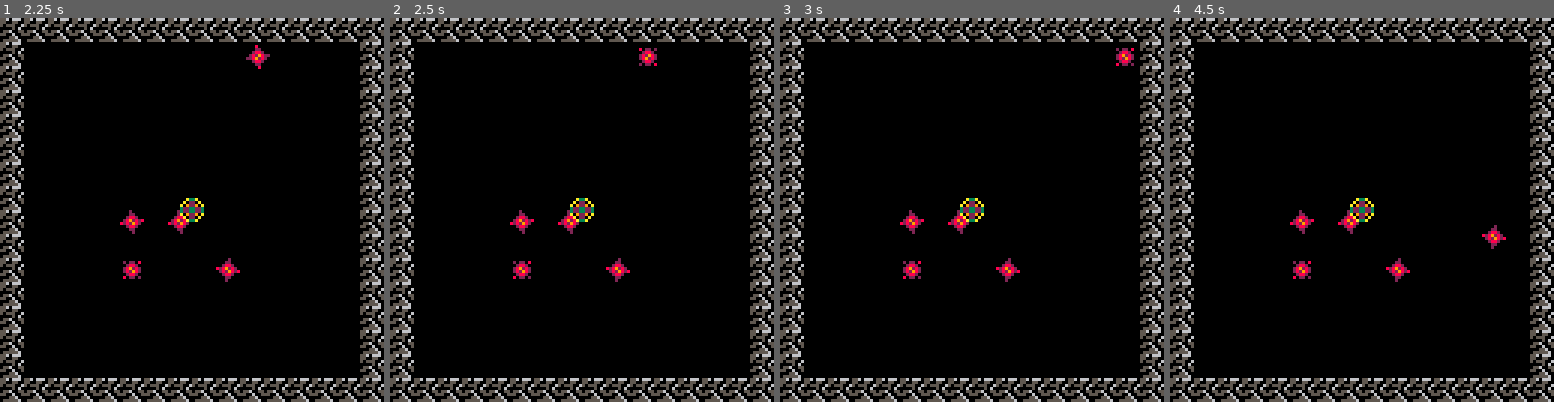
Above: before the commit, frames 1-4 (left to right).
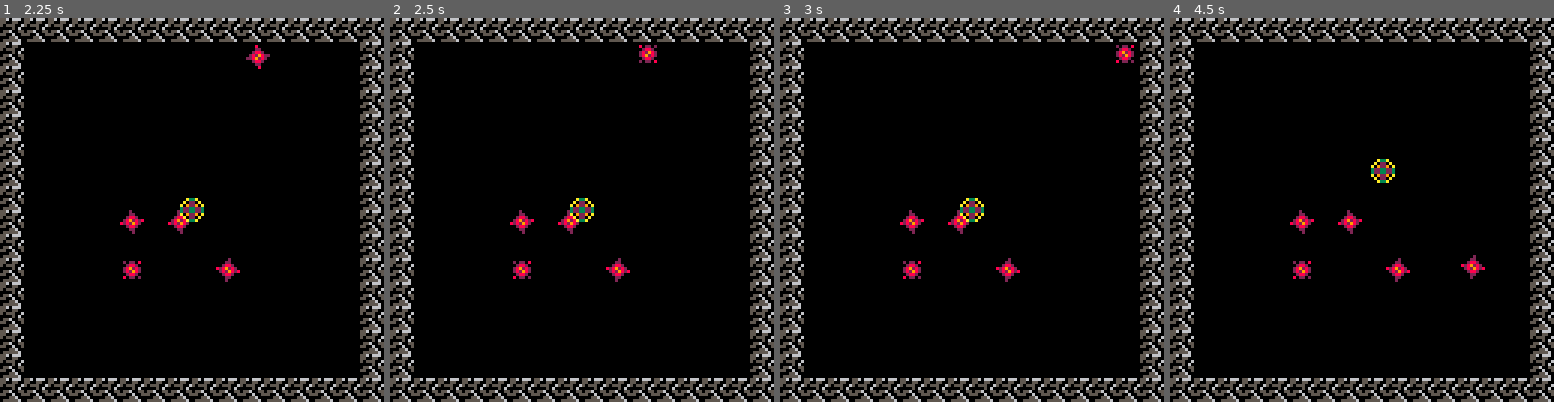
Above: after the commit, the same moments.

Repository: Nakeeb0/NAHL
Game: PICO-8 cartridge nahl.p8
The game is run twice, just before and just after one commit, with the same random seed, the same clock (stepped at 60 frames per second) and the same inputs.
Inputs:
- Up to frame 1 (2.25 s): tap O (Z key) at 0.7, 1.7, 2.1 s; hold Right 1.6-2.1 s; hold Up from 2.15 s (still down)
- Up to frame 2 (2.5 s): release Up at 2.42 s; hold Right from 2.47 s (still down)
- Up to frame 3 (3 s): keep holding Right; tap O (Z key) at 2.5, 2.9 s
- Up to frame 4 (4.5 s): release Right at 3.03 s; hold Left 3.08-3.58 s; tap O (Z key) at 3.3, 3.7, 4.1 s; hold Down 3.63-3.97 s; hold Right from 4.02 s (still down)

Frame 1 is identical in both runs. In frame 2, 0.2% of the frame differs, in the area x 64-70%, y 7-13%; in frame 3, 0.2%; in frame 4, 0.9%, in the area x 46-88%, y 36-68%.

Commit message:
added actor collision for all actors instead of with the ai only

Diff:
--- a/nahl.lua
+++ b/nahl.lua
@@ -58,6 +58,7 @@
 		velocity_cutoff = 0.50,
 		dash_speed = 5,
 		hp = 5,
+		control = true,
 		w = 4,
 		h = 4
 	}
@@ -75,10 +76,10 @@
 end
 
 function solid_aabb(a, check_x, check_y)
-	local l = check_x - a.w
-	local r = check_x + a.w - 1
-	local t = check_y - a.h
-	local b = check_y + a.h - 1
+	local l = check_x - a.w + 1
+	local r = check_x + a.w
+	local t = check_y - a.h + 1
+	local b = check_y + a.h
 
 	local tx0 = flr(l / 8)
 	local tx1 = flr(r / 8)
@@ -90,18 +91,24 @@
 
 function actor_collision(a, b)
 	return not (a.pos.x + a.w < b.pos.x - b.w or
-	            a.pos.x - a.w > b.pos.x + b.w or
-	            a.pos.y + a.h < b.pos.y - b.h or
-	            a.pos.y - a.h > b.pos.y + b.h)
+			a.pos.x - a.w > b.pos.x + b.w or
+			a.pos.y + a.h < b.pos.y - b.h or
+			a.pos.y - a.h > b.pos.y + b.h)
 end
 
 function move_actor(a)
-	if actor_collision(a, ai) or actor_collision(ai, a) then
-		local dir = (a.pos - ai.pos):normalize()
-		local force = dir:magnitude()
-		if force > 0 then
-			a.vel += dir * force
-			ai.vel -= dir * force
+	for a in all(actor) do
+		for a2 in all(actor) do
+			if a ~= a2 then
+				if actor_collision(a, a2) then
+					local dir = (a.pos - a2.pos):normalize()
+					local force = dir:magnitude()
+					if force > 0 then
+						a.vel += dir * force
+						a2.vel -= dir * force
+					end
+				end
+			end
 		end
 	end
 	if not solid_aabb(a, a.pos.x + a.vel.x, a.pos.y) then
